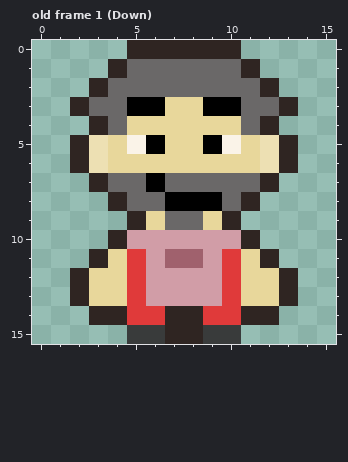
Edited in one commit: pixel-art file (Assets/Sprites/Character/16x16 Idle.aseprite). This is how it looked before the edit.
16x16 pixels, 16 frames. Shown: old frame 1 (Down). The commit also changed other frames, which this record leaves out.
Once edited:
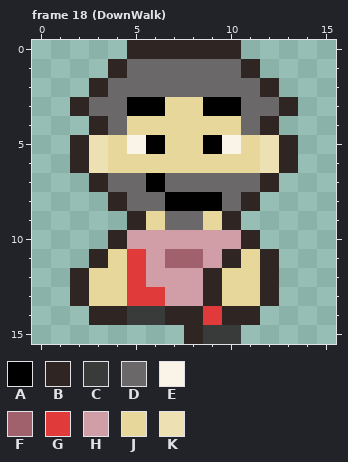
Palette (. is transparent): A #000000  B #2f2522  C #393b3b  D #6a6868  E #faf3e8  F #a0616d  G #e03a3a  H #d19da7  J #e8d79b  K #ede0b3
A new or re-ordered frame is compared with the old frame closest to it.
From old to new:
frames 16 -> 32
Frame 18 (DownWalk) is new; against old frame 1 (Down):
y 11: x 10 G -> B
y 12: x 9..10 HG -> BJ; x 12..13 JB -> B.
y 13: x 6 H -> G; x 9..10 HG -> BJ; x 12..13 JB -> B.
y 14: x 5..6 GG -> CC; x 10 G -> B; x 12 B -> .
y 15: x 5..7 CCB -> ...
Pixel boxes of the changes (left, top, right, bottom) in both pictures:
changed: (127, 249, 298, 344)
